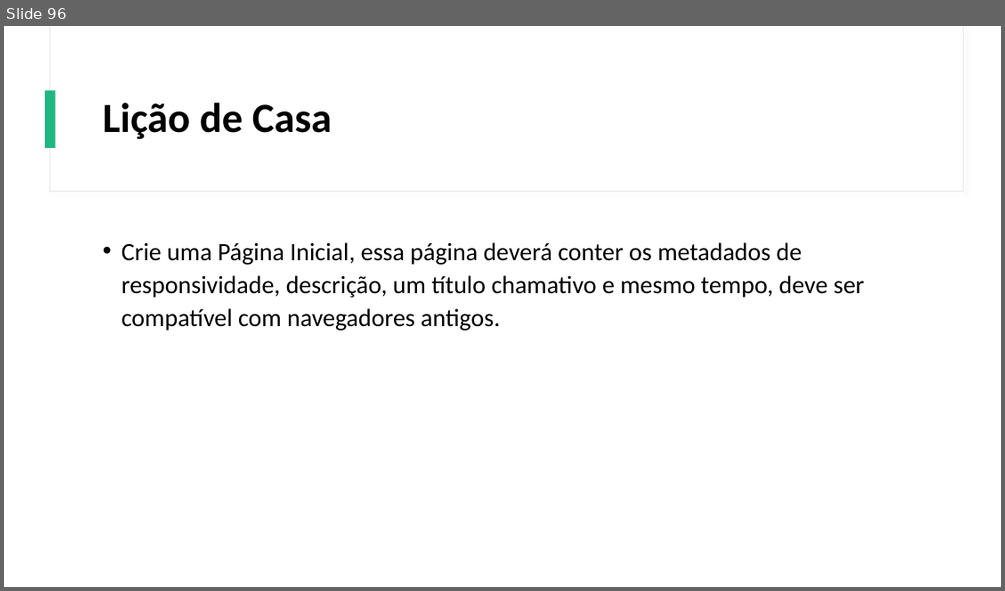
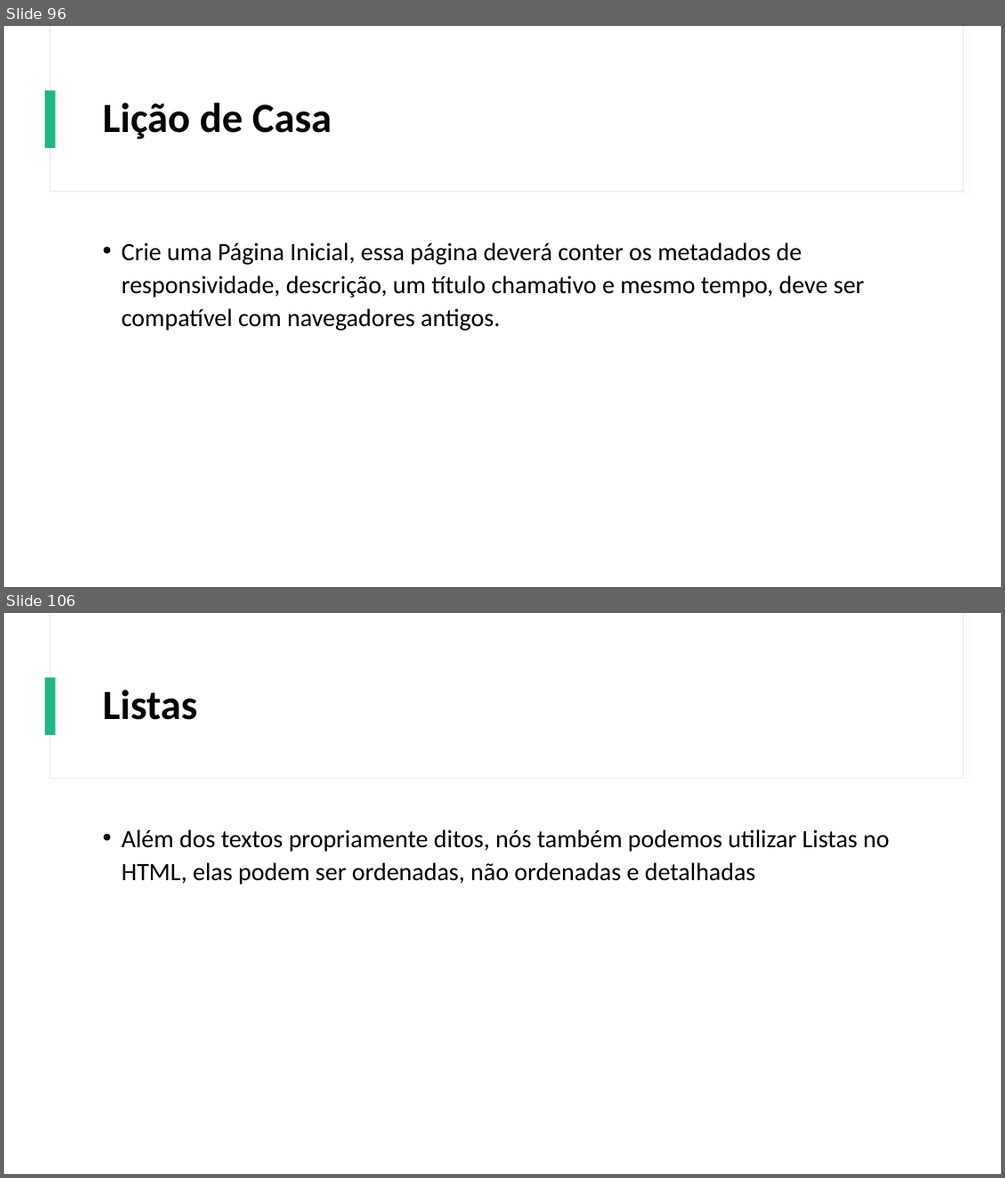
Before and after one commit to Gustavo6401/CursoHTMLCSS, a slide deck: Power Point/Curso de HTML e CSS.pptx. Shown one above the other, each under a label of ours: slide 96 before the commit, slides 96 and 106 after it; the slides between them are not shown. The pictures are 1005x591 and 1005x1178 pixels, drawn with LibreOffice and Linux fonts; fonts in the diff are those of the drawing. Boxes give left, top, right and bottom in pixels: in the first picture for what was removed or moved away, otherwise in the second. Text is boxed around its words. In the diff, an @@ line names an element or a change of style, - is before the commit and + after.

Commit message:
Gravada a Aula 7 de Textos no HTML

```diff
--- a/Power Point/Curso de HTML e CSS.pptx
+++ b/Power Point/Curso de HTML e CSS.pptx
@@ slide 106 added at (x1=4, y1=613, x2=1001, y2=1174), background #FFFFFF; not listed: 3 template elements that a slide beside it also shows @@
@@ title added at (x1=103, y1=690, x2=197, y2=720), 40 pt, text #000000, bold @@
+Listas
@@ text added at (x1=121, y1=829, x2=889, y2=884), 24 pt, text #000000 @@
+• Além dos textos propriamente ditos, nós também podemos utilizar Listas no HTML, elas podem ser ordenadas, não ordenadas e detalhadas
```
Also in this commit, not shown: 14 other slides added, 2 other files.
